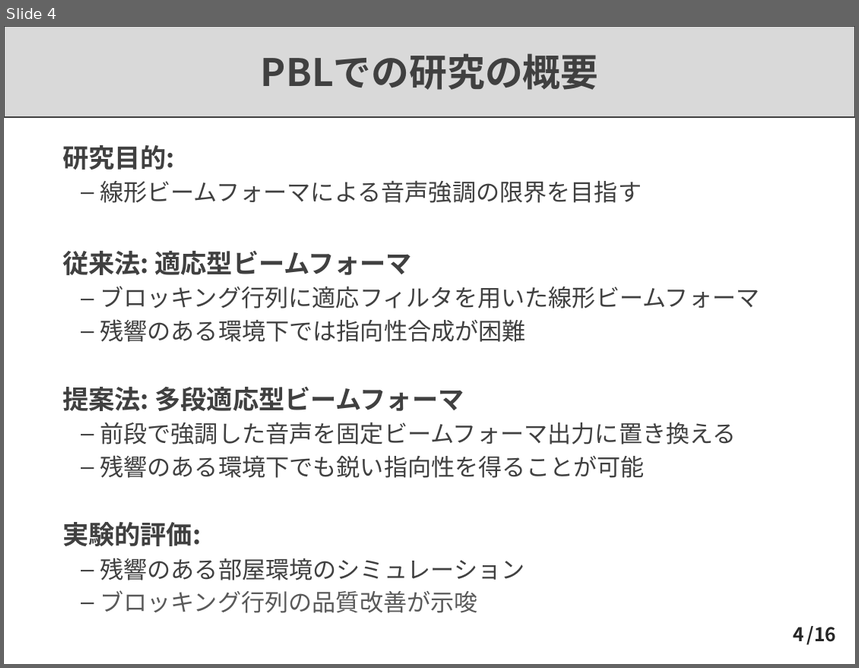
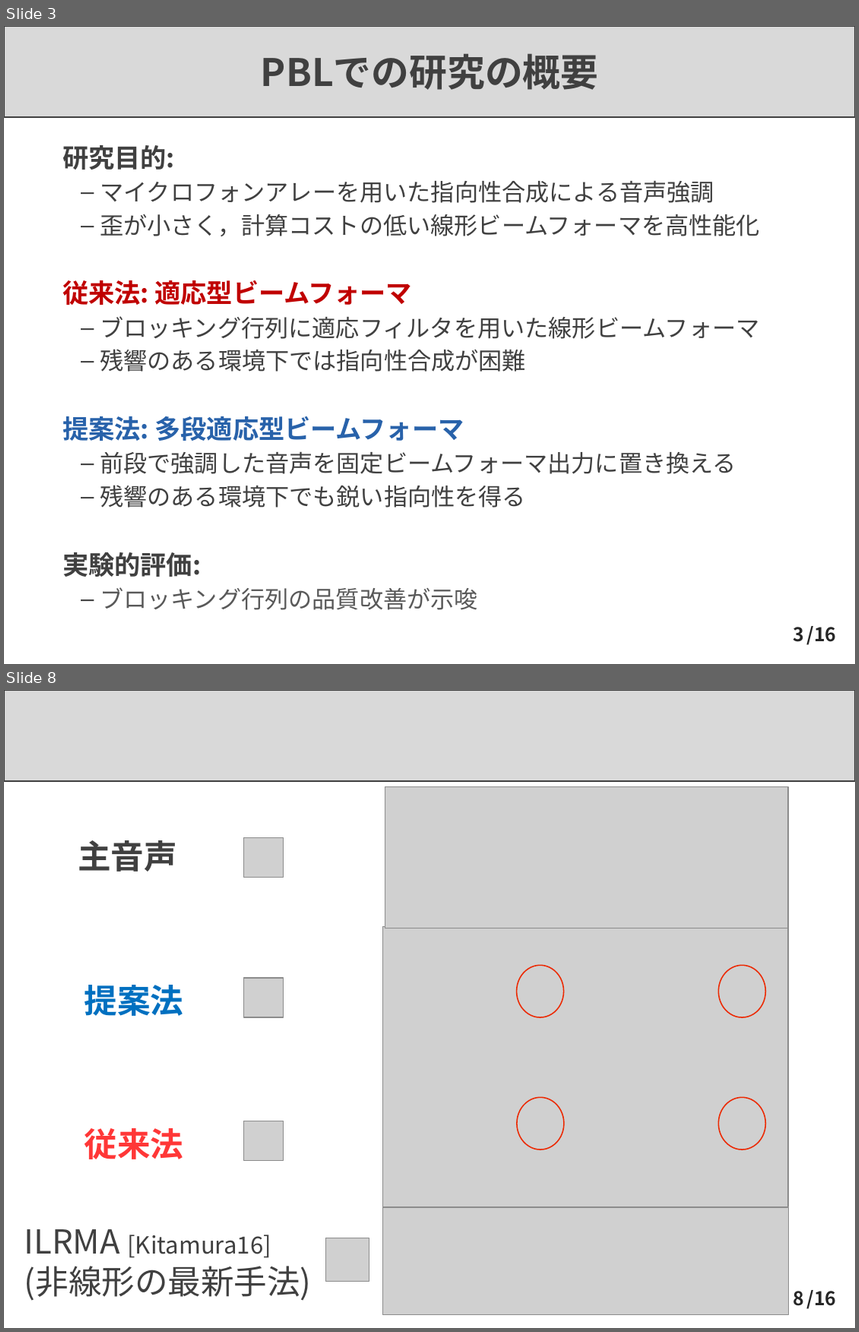
Before and after one commit to Takaaki-Saeki/Algorithms, a slide deck: PBL最終発表.pptx. Shown one above the other, each under a label of ours: slide 4 before the commit, slides 3 and 8 after it; the slides between them are not shown. The pictures are 859x668 and 859x1332 pixels, drawn with LibreOffice and Linux fonts; fonts in the diff are those of the drawing; grey boxes stand for pictures. Boxes give left, top, right and bottom in pixels: in the first picture for what was removed or moved away, otherwise in the second. Text is boxed around its words. In the diff, an @@ line names an element or a change of style, - is before the commit and + after.

```diff
--- a/PBL最終発表.pptx
+++ b/PBL最終発表.pptx
@@ slide 8 added at bbox=[4, 690, 855, 1328], background #FFFFFF; not listed: 2 template elements that a slide beside it also shows @@
@@ picture added at bbox=[386, 787, 789, 929] @@
@@ text added at bbox=[78, 840, 177, 872], 28 pt, text #404040, bold @@
+主音声
@@ picture added at bbox=[244, 837, 283, 876] @@
@@ picture added at bbox=[382, 926, 789, 1207] @@
@@ text added at bbox=[85, 985, 184, 1016], 28 pt, text #0070C0, bold @@
+提案法
@@ picture added at bbox=[244, 978, 283, 1017] @@
@@ ellipse added at bbox=[516, 966, 563, 1018], outline #EC2800 1 pt @@
@@ ellipse added at bbox=[719, 966, 766, 1018], outline #EC2800 1 pt @@
@@ ellipse added at bbox=[517, 1097, 564, 1150], outline #EC2800 1 pt @@
@@ ellipse added at bbox=[719, 1097, 766, 1150], outline #EC2800 1 pt @@
@@ picture added at bbox=[244, 1121, 283, 1160] @@
@@ text added at bbox=[85, 1129, 184, 1160], 28 pt, text #FF3737, bold @@
+従来法
@@ picture added at bbox=[382, 1208, 789, 1315] @@
@@ text added at bbox=[25, 1230, 311, 1301], 28 pt, text #404040 @@
+ILRMA [Kitamura16]
+(非線形の最新手法)
@@ picture added at bbox=[325, 1238, 369, 1281] @@
@@ page number added at bbox=[793, 1291, 804, 1306], 16 pt, text #262626, bold @@
+8
@@ what was slide 4 is now slide 3 @@
@@ slide 3 changed as well @@
@@ text at bbox=[100, 180, 760, 237]: text changed @@
-  – 線形ビームフォーマによる音声強調の限界を目指す
+  – マイクロフォンアレーを用いた指向性合成による音声強調
+  – 歪が小さく，計算コストの低い線形ビームフォーマを高性能化
@@ text at bbox=[63, 281, 465, 441]: text colour #404040 to #C00000 in "従来法: 適応型ビームフォーマ"; text colour #404040 to #2862AA in "提案法: 多段適応型ビームフォーマ" @@
@@ text at bbox=[100, 485, 526, 508]: text changed @@
-  – 残響のある環境下でも鋭い指向性を得ることが可能
+  – 残響のある環境下でも鋭い指向性を得る
@@ text at bbox=[100, 558, 525, 581]: paragraph removed @@
-  – 残響のある部屋環境のシミュレーション
@@ page number at bbox=[793, 627, 804, 642]: text changed @@
-4
+3
```
Also in this commit, not shown: 3 other slides changed, 5 other slides added, 3 slides removed.
